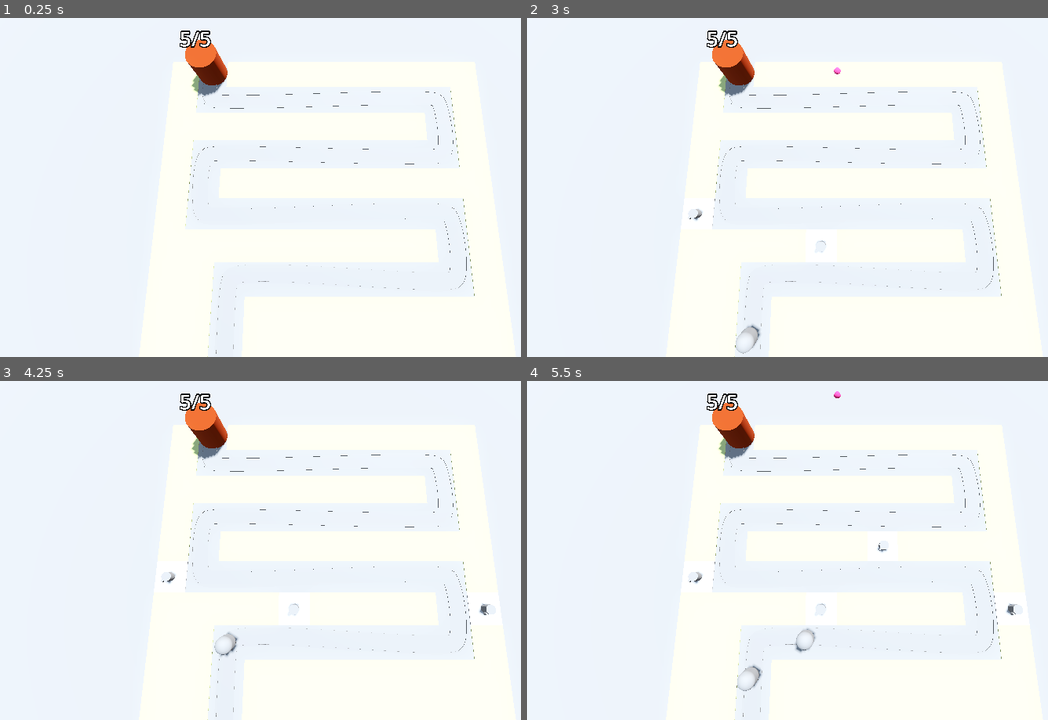
Above: before the commit, frames 1-4 (two rows, left to right).
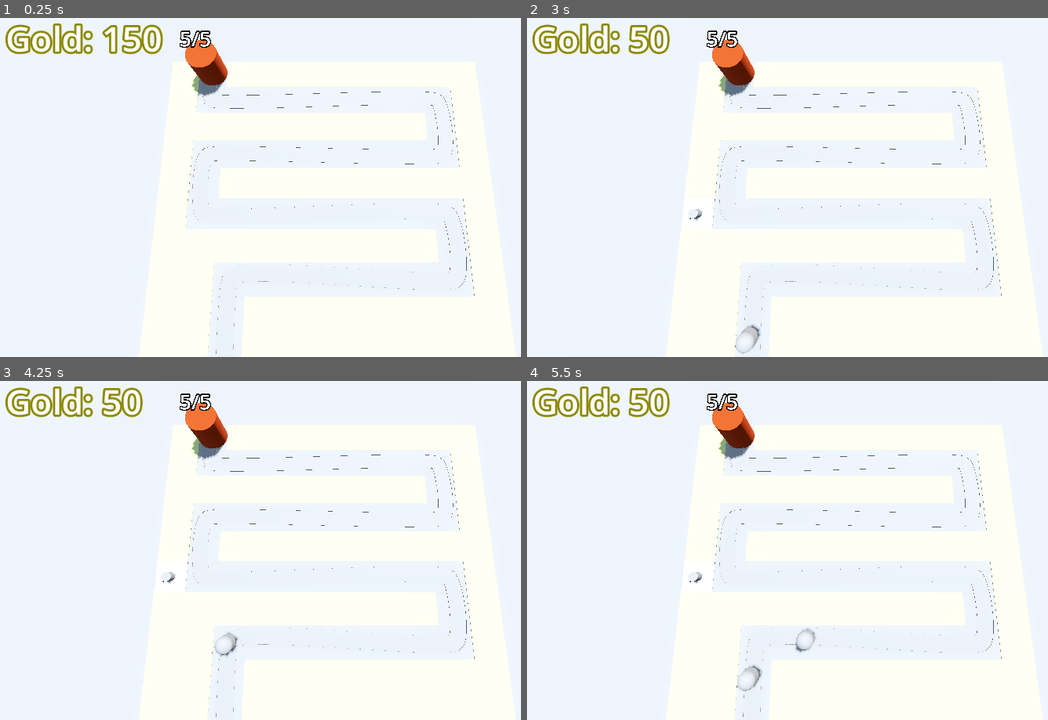
Above: after the commit, the same moments.

Repository: CommanderTempest/Barbarian-Blaster
Game: Godot game, scene res://Base_Level.tscn
The game is run twice, just before and just after one commit, with the same random seed, the same clock (stepped at 60 frames per second) and the same inputs.
Inputs (mouse positions are in pixels of both pictures, inside the frame that each line leads up to):
- Up to frame 1 (0.25 s): no input
- Up to frame 2 (3 s): tap Enter at 0.5, 2 s; move the mouse to (975, 163) at 0.52 s; press the mouse at (975, 163) at 0.53 s; tap Space at 1.25 s; move the mouse to (709, 197) at 1.27 s; release the mouse at (709, 197) at 1.28 s; click (709, 197) at 1.35 s; move the mouse to (902, 102) at 2.02 s; press the mouse at (902, 102) at 2.03 s; move the mouse to (808, 251) at 2.77 s; release the mouse at (808, 251) at 2.78 s; click (808, 251) at 2.85 s
- Up to frame 3 (4.25 s): move the mouse to (500, 597) at 3.52 s; press the mouse at (500, 597) at 3.53 s
- Up to frame 4 (5.5 s): move the mouse to (646, 492) at 4.27 s; release the mouse at (646, 492) at 4.28 s; click (646, 492) at 4.35 s; move the mouse to (870, 543) at 5.02 s; press the mouse at (870, 543) at 5.03 s

The runs differ from the first frame. In frame 1, 1.3% of the frame differs, in the area x 0-32%, y 1-11%; in frame 2, 1.2%; in frame 3, 1.2%; in frame 4, 1.2%.
Error in both runs: Invalid access to property or key 'global_position' on a base object of type 'Nil'. (res://Turret/turret.gd:33)

Commit message:
Added UI & Currency
+Added Currency UI
+Can now earn/spend currency

Diff:
--- /dev/null
+++ b/Bank.gd
@@ -0,0 +1,11 @@
+extends MarginContainer
+
+@export var starting_gold:= 150
+@onready var label = $Label
+
+var gold: int:
+	set(gold_in):
+		gold = max(gold_in, 0)
+		label.text = "Gold: " + str(gold)
+func _ready() -> void:
+	gold = starting_gold
--- a/Base_Level.tscn
+++ b/Base_Level.tscn
@@ -7,6 +7,7 @@
 [ext_resource type="Script" path="res://EnemyPath.gd" id="3_7acdv"]
 [ext_resource type="Script" path="res://TurretManager.gd" id="5_1oj5j"]
 [ext_resource type="PackedScene" uid="uid://bc1vxlie5cdkn" path="res://Turret/turret.tscn" id="6_e311u"]
+[ext_resource type="Script" path="res://Bank.gd" id="8_vidms"]
 
 [sub_resource type="ProceduralSkyMaterial" id="ProceduralSkyMaterial_csq32"]
 sky_horizon_color = Color(0.64625, 0.65575, 0.67075, 1)
@@ -30,6 +31,11 @@
 "tilts": PackedFloat32Array(0, 0, 0, 0, 0, 0, 0, 0, 0, 0)
 }
 point_count = 10
+
+[sub_resource type="LabelSettings" id="LabelSettings_ctpql"]
+font_size = 64
+outline_size = 16
+outline_color = Color(0.545098, 0.533333, 0, 1)
 
 [node name="BaseLevel" type="Node3D"]
 
@@ -113,4 +119,20 @@
 turret = ExtResource("6_e311u")
 enemy_path = NodePath("../EnemyPath")
 
+[node name="Bank" type="MarginContainer" parent="." groups=["bank"]]
+offset_right = 40.0
+offset_bottom = 40.0
+theme_override_constants/margin_left = 16
+theme_override_constants/margin_top = 16
+theme_override_constants/margin_right = 16
+theme_override_constants/margin_bottom = 16
+script = ExtResource("8_vidms")
+
+[node name="Label" type="Label" parent="Bank"]
+layout_mode = 2
+size_flags_horizontal = 0
+size_flags_vertical = 8
+text = "Placeholder text"
+label_settings = SubResource("LabelSettings_ctpql")
+
 [connection signal="timeout" from="EnemyPath/Timer" to="EnemyPath" method="spawn_enemy"]
--- a/RayPickerCamera/ray_picker_camera.gd
+++ b/RayPickerCamera/ray_picker_camera.gd
@@ -2,8 +2,10 @@
 
 @export var gridmap: GridMap
 @export var turret_manager: Node3D
+@export var turret_cost:= 100
 
 @onready var ray_cast_3d = $RayCast3D
+@onready var bank = get_tree().get_first_node_in_group("bank")
 
 # Called every frame. 'delta' is the elapsed time since the previous frame.
 func _process(delta):
@@ -12,15 +14,17 @@
 	ray_cast_3d.force_raycast_update()
 
 	if (ray_cast_3d.is_colliding()):
-		Input.set_default_cursor_shape(Input.CURSOR_POINTING_HAND)
-		var collider = ray_cast_3d.get_collider()
-		if collider is GridMap:
-			if Input.is_action_pressed("click"):
-				var collision_point = ray_cast_3d.get_collision_point()
-				var cell = gridmap.local_to_map(collision_point)
-				if gridmap.get_cell_item(cell) == 0:
-					gridmap.set_cell_item(cell, 1)
-					var tile_position = gridmap.map_to_local(cell)
-					turret_manager.build_turret(tile_position)
-	else:
-		Input.set_default_cursor_shape(Input.CURSOR_ARROW)
+		if bank.gold > turret_cost:
+			Input.set_default_cursor_shape(Input.CURSOR_POINTING_HAND)
+			var collider = ray_cast_3d.get_collider()
+			if collider is GridMap:
+				if Input.is_action_pressed("click"):
+					var collision_point = ray_cast_3d.get_collision_point()
+					var cell = gridmap.local_to_map(collision_point)
+					if gridmap.get_cell_item(cell) == 0:
+						gridmap.set_cell_item(cell, 1)
+						var tile_position = gridmap.map_to_local(cell)
+						turret_manager.build_turret(tile_position)
+						bank.gold -= turret_cost
+		else:
+			Input.set_default_cursor_shape(Input.CURSOR_ARROW)
--- a/enemy.gd
+++ b/enemy.gd
@@ -2,12 +2,16 @@
 
 @export var speed: float = 5
 @export var max_health:= 50
+@export var gold_reward:= 15
+@onready var bank = get_tree().get_first_node_in_group("bank")
+
 var current_hp: int:
 	set(health_in):
 		if (health_in < current_hp):
 			animation_player.play("TakeDamage")
 		current_hp = health_in
 		if (current_hp < 1):
+			bank.gold += gold_reward
 			queue_free()
 
 @onready var target = get_tree().get_first_node_in_group("base")
Not shown: 1 places in Base_Level.tscn that only renumber resources
